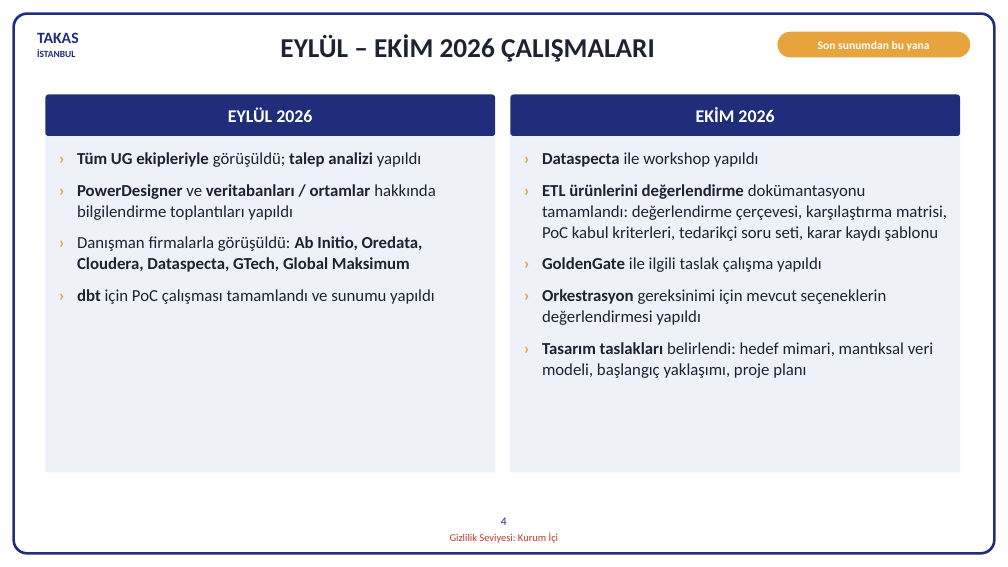
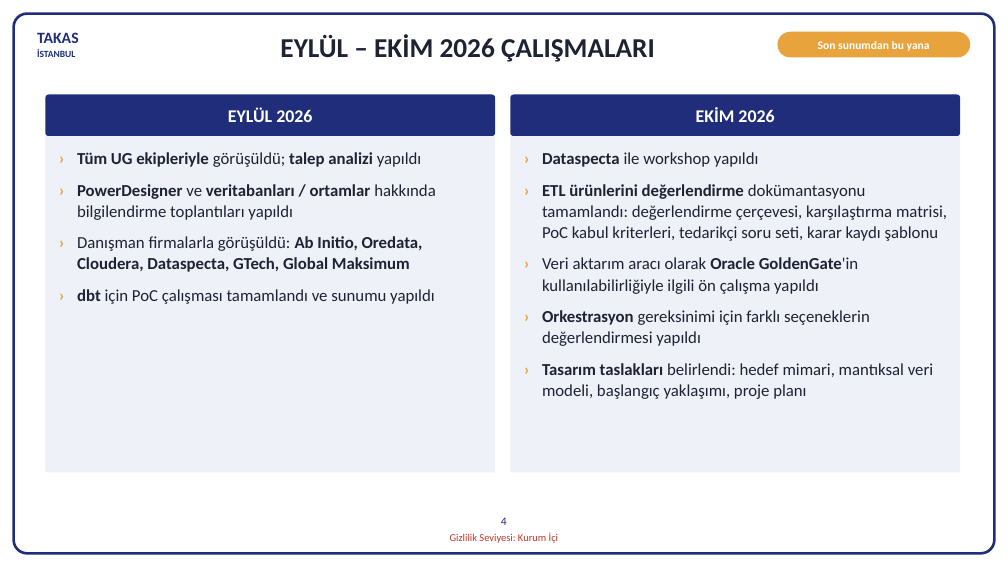
Before and after one commit to hanifidemirel0/Cursor-Projects, a slide deck: slide 4 of outputs/dwh-sunum-kasim-2026/5 - DWHSunum_Kasim2026.pptx. Drawn at 1008x567 pixels with LibreOffice and Linux fonts; fonts in the diff are those of the drawing. Boxes give left, top, right and bottom in pixels: in the first picture for what was removed or moved away, otherwise in the second. Text is boxed around its words. In the diff, an @@ line names an element or a change of style, - is before the commit and + after.

```diff
--- a/outputs/dwh-sunum-kasim-2026/5 - DWHSunum_Kasim2026.pptx
+++ b/outputs/dwh-sunum-kasim-2026/5 - DWHSunum_Kasim2026.pptx
@@ text at [542,257,870,346]: text changed @@
-› GoldenGate ile ilgili taslak çalışma yapıldı
-› Orkestrasyon gereksinimi için mevcut seçeneklerin değerlendirmesi yapıldı
+› Veri aktarım aracı olarak Oracle GoldenGate'in kullanılabilirliğiyle ilgili ön çalışma yapıldı
+› Orkestrasyon gereksinimi için farklı seçeneklerin değerlendirmesi yapıldı
```
Also in this commit, not shown: 1 other slide changed, 3 other files.
